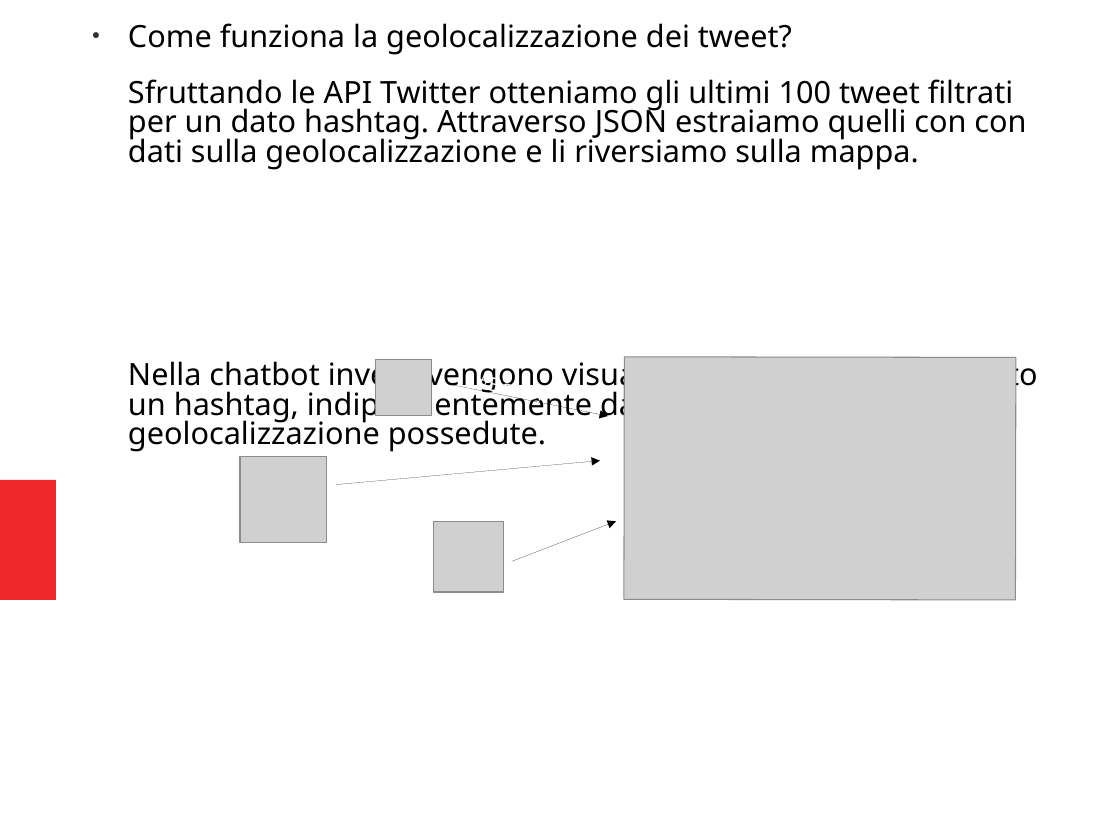
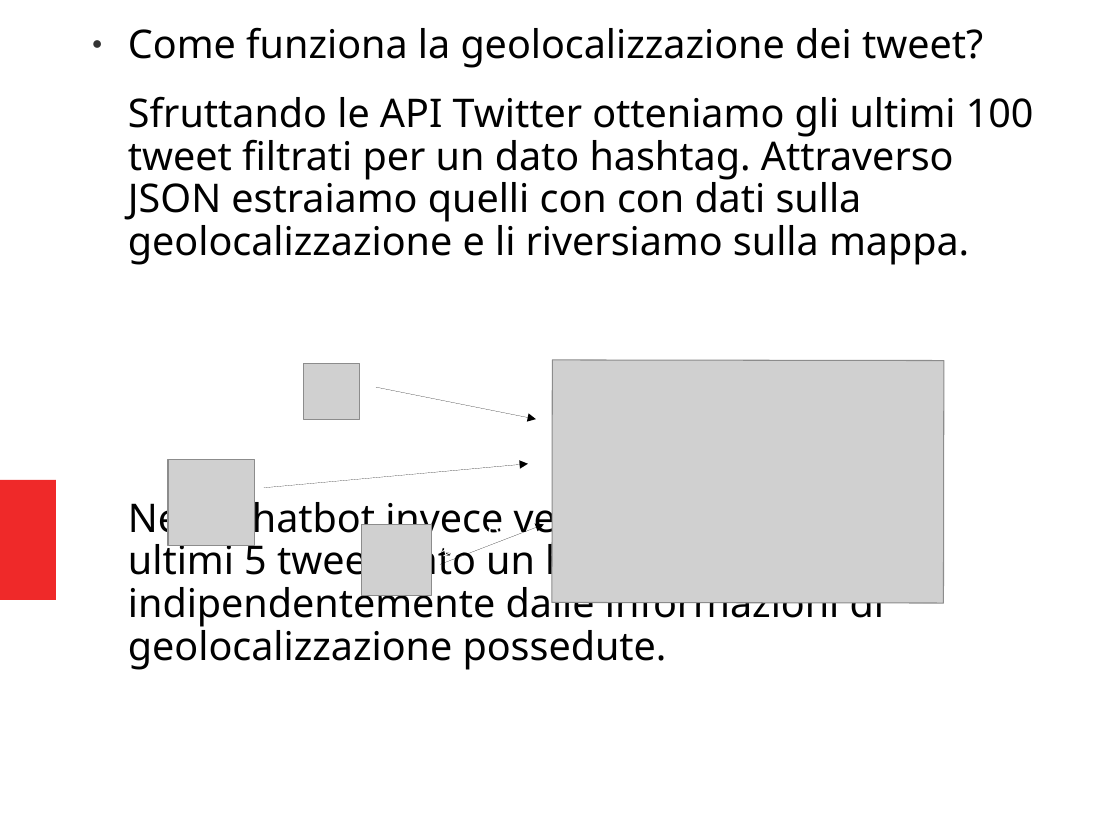
Before and after one commit to bebbo203/twitter_map, a slide deck: slide 2 of presentazione.odp. Drawn at 1120x840 pixels with LibreOffice and Linux fonts; fonts in the diff are those of the drawing; grey boxes stand for pictures; background and template pictures are left out. Boxes give left, top, right and bottom in pixels: in the first picture for what was removed or moved away, otherwise in the second. Text is boxed around its words. In the diff, an @@ line names an element or a change of style, - is before the commit and + after.

Commit message:
slides

```diff
--- a/presentazione.odp
+++ b/presentazione.odp
@@ text "Come funziona la geolocalizzazione dei ..." at (128,27,1034,670): size 21.7 to 28 pt; line spacing 0.8 to 0.9 @@
@@ 4 pictures, 3 arrows, 1 text: place and size @@
-4 pictures, 3 arrows, 1 text at (240,357,1016,601)
+4 pictures, 3 arrows, 1 text at (168,360,944,604)
@@ text "#Boston": place and size @@
-text "#Boston" at (465,363,578,424)
+text "#Boston" at (392,366,506,427)
@@ text "#Boston" rewrapped from (387,451,459,476) to (315,476,387,479) @@
```
